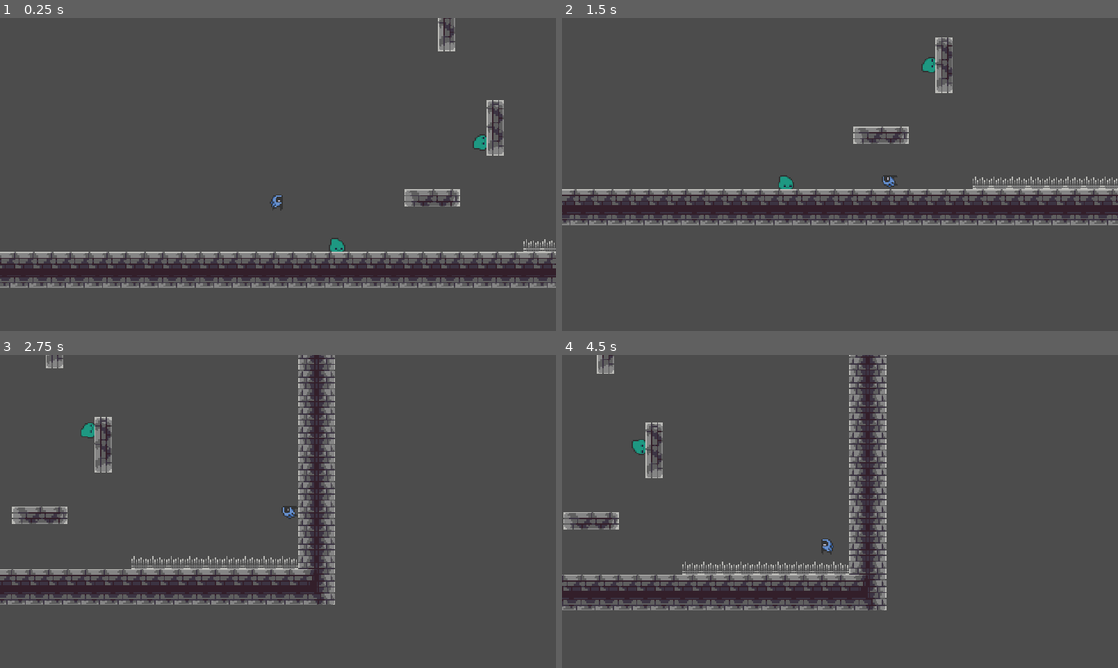
Above: before the commit, frames 1-4 (two rows, left to right).
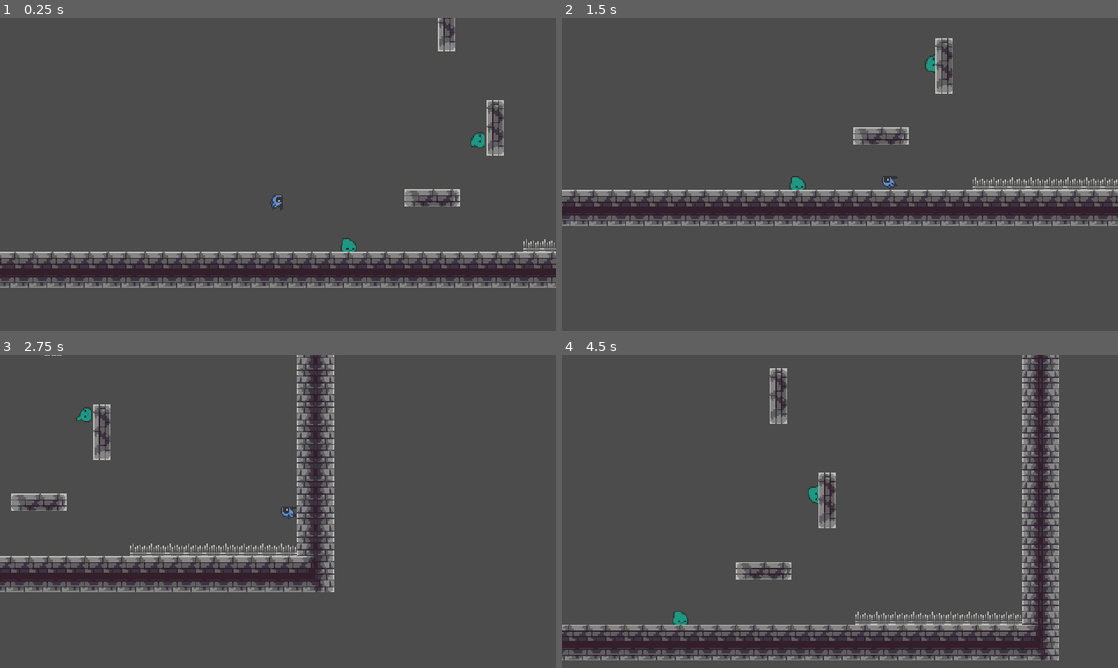
Above: after the commit, the same moments.

Repository: Quanarie/GoUp
Game: Godot game, scene res://World.tscn
The game is run twice, just before and just after one commit, with the same random seed, the same clock (stepped at 60 frames per second) and the same inputs.
Inputs:
- Up to frame 1 (0.25 s): no input
- Up to frame 2 (1.5 s): hold Right (ui_right) from 0.53 s (still down); tap Space (dash) at 0.6 s; tap Up (ui_up) at 0.77 s; tap Shift (activate_boots) at 1.35 s
- Up to frame 3 (2.75 s): tap Up (ui_up) at 1.52 s; tap Space (dash) at 1.55, 2.1 s; release Right (ui_right) at 2.03 s; hold Left (ui_left) from 2.03 s (still down)
- Up to frame 4 (4.5 s): release Left (ui_left) at 2.78 s; hold Right (ui_right) 2.78-4.28 s; tap Space (dash) at 2.85, 3.8, 4.35 s; tap Up (ui_up) at 3.02, 3.77 s; tap Shift (activate_boots) at 3.6 s; hold Left (ui_left) from 4.28 s (still down)

The runs differ from the first frame. In frame 1, 0.3% of the frame differs, in the area x 59-88%, y 36-75%; in frame 2, 5.3%; in frame 3, 9.6%; in frame 4, 15%, in the area x 0-90%, y 0-98%.

Commit message:
Enemy animated

Diff:
--- a/Enemy/MovingEnemy.gd
+++ b/Enemy/MovingEnemy.gd
@@ -3,9 +3,11 @@
 
 onready var sprite = $Sprite
 onready var stats = $Stats
+onready var animator = $AnimationPlayer
 
 func _ready():
 	stats.connect("no_health", self, "death")
+	_on_AnimationPlayer_animation_finished("")
 
 func _on_MoveTween_tween_completed(_object, _key):
 	sprite.flip_h = !sprite.flip_h
@@ -13,6 +15,16 @@
 func _on_Hurtbox_area_entered(area):
 	stats.health -= area.damage
 	area.recharge()
+	if stats.health > 0:
+		animator.play("Damage")
+
+func _on_AnimationPlayer_animation_finished(_anim_name):
+	if move_offset != Vector2.ZERO:
+		animator.play("Move")
+	else:
+		animator.play("Idle")
 
 func death():
+	animator.play("Death")
+	yield(get_tree().create_timer(animator.get_animation("Death").length), "timeout")
 	queue_free()
--- a/Enemy/Slime.tscn
+++ b/Enemy/Slime.tscn
@@ -1,14 +1,10 @@
-[gd_scene load_steps=10 format=2]
+[gd_scene load_steps=14 format=2]
 
 [ext_resource path="res://Enemy/MovingEnemy.gd" type="Script" id=1]
 [ext_resource path="res://Art/Slime.png" type="Texture" id=2]
 [ext_resource path="res://Other/Hitbox.tscn" type="PackedScene" id=3]
 [ext_resource path="res://Player/Stats.gd" type="Script" id=4]
 [ext_resource path="res://Other/Hurtbox.tscn" type="PackedScene" id=5]
-
-[sub_resource type="AtlasTexture" id=1]
-atlas = ExtResource( 2 )
-region = Rect2( 0, 0, 16, 16 )
 
 [sub_resource type="RectangleShape2D" id=2]
 extents = Vector2( 6, 5 )
@@ -19,12 +15,108 @@
 [sub_resource type="RectangleShape2D" id=4]
 extents = Vector2( 9, 8 )
 
+[sub_resource type="Animation" id=8]
+resource_name = "Damage"
+length = 0.3
+tracks/0/type = "value"
+tracks/0/path = NodePath("Sprite:frame")
+tracks/0/interp = 1
+tracks/0/loop_wrap = true
+tracks/0/imported = false
+tracks/0/enabled = true
+tracks/0/keys = {
+"times": PoolRealArray( 0, 0.1, 0.2 ),
+"transitions": PoolRealArray( 1, 1, 1 ),
+"update": 1,
+"values": [ 60, 61, 62 ]
+}
+
+[sub_resource type="Animation" id=9]
+resource_name = "Death"
+length = 0.5
+tracks/0/type = "value"
+tracks/0/path = NodePath("Sprite:frame")
+tracks/0/interp = 1
+tracks/0/loop_wrap = true
+tracks/0/imported = false
+tracks/0/enabled = true
+tracks/0/keys = {
+"times": PoolRealArray( 0, 0.1, 0.2, 0.3, 0.4 ),
+"transitions": PoolRealArray( 1, 1, 1, 1, 1 ),
+"update": 1,
+"values": [ 30, 32, 33, 34, 35 ]
+}
+
+[sub_resource type="Animation" id=5]
+resource_name = "Idle"
+loop = true
+tracks/0/type = "value"
+tracks/0/path = NodePath("Sprite:frame")
+tracks/0/interp = 1
+tracks/0/loop_wrap = true
+tracks/0/imported = false
+tracks/0/enabled = true
+tracks/0/keys = {
+"times": PoolRealArray( 0.1, 0.3, 0.5, 0.7, 0.9 ),
+"transitions": PoolRealArray( 1, 1, 1, 1, 1 ),
+"update": 1,
+"values": [ 45, 46, 47, 48, 49 ]
+}
+
+[sub_resource type="Animation" id=6]
+resource_name = "Move"
+length = 1.5
+loop = true
+tracks/0/type = "value"
+tracks/0/path = NodePath("Sprite:frame")
+tracks/0/interp = 1
+tracks/0/loop_wrap = true
+tracks/0/imported = false
+tracks/0/enabled = true
+tracks/0/keys = {
+"times": PoolRealArray( 0.1, 0.2, 0.3, 0.4, 0.5, 0.6, 0.7, 0.8, 0.9, 1, 1.1, 1.2, 1.3, 1.4, 1.5 ),
+"transitions": PoolRealArray( 1, 1, 1, 1, 1, 1, 1, 1, 1, 1, 1, 1, 1, 1, 1 ),
+"update": 1,
+"values": [ 15, 16, 17, 18, 19, 20, 21, 22, 23, 24, 25, 26, 27, 28, 29 ]
+}
+tracks/1/type = "value"
+tracks/1/path = NodePath("Sprite:position")
+tracks/1/interp = 1
+tracks/1/loop_wrap = true
+tracks/1/imported = false
+tracks/1/enabled = true
+tracks/1/keys = {
+"times": PoolRealArray( 0.5, 0.6, 0.7, 1, 1.1, 1.2, 1.3 ),
+"transitions": PoolRealArray( 1, 1, 1, 1, 1, 1, 1 ),
+"update": 1,
+"values": [ Vector2( 0, -1 ), Vector2( 0, -3 ), Vector2( 0, -4 ), Vector2( 0, -3 ), Vector2( 0, -2 ), Vector2( 0, -1 ), Vector2( 0, 0 ) ]
+}
+
+[sub_resource type="Animation" id=7]
+length = 0.001
+tracks/0/type = "value"
+tracks/0/path = NodePath("Sprite:frame")
+tracks/0/interp = 1
+tracks/0/loop_wrap = true
+tracks/0/imported = false
+tracks/0/enabled = true
+tracks/0/keys = {
+"times": PoolRealArray( 0 ),
+"transitions": PoolRealArray( 1 ),
+"update": 0,
+"values": [ 45 ]
+}
+
 [node name="Slime" type="KinematicBody2D"]
 script = ExtResource( 1 )
 
 [node name="Sprite" type="Sprite" parent="."]
-texture = SubResource( 1 )
+position = Vector2( 0, -2 )
+texture = ExtResource( 2 )
 flip_h = true
+hframes = 15
+vframes = 5
+frame = 45
 
 [node name="CollisionShape2D" type="CollisionShape2D" parent="."]
 position = Vector2( 0, 2 )
@@ -52,11 +144,20 @@
 playback_process_mode = 0
 playback/repeat = true
 
+[node name="AnimationPlayer" type="AnimationPlayer" parent="."]
+autoplay = "Idle"
+anims/Damage = SubResource( 8 )
+anims/Death = SubResource( 9 )
+anims/Idle = SubResource( 5 )
+anims/Move = SubResource( 6 )
+anims/RESET = SubResource( 7 )
+
 [node name="Stats" type="Node" parent="."]
 script = ExtResource( 4 )
 
 [connection signal="area_entered" from="Hurtbox" to="." method="_on_Hurtbox_area_entered"]
 [connection signal="tween_completed" from="MoveTween" to="." method="_on_MoveTween_tween_completed"]
+[connection signal="animation_finished" from="AnimationPlayer" to="." method="_on_AnimationPlayer_animation_finished"]
 
 [editable path="Hitbox"]
 [editable path="Hurtbox"]
--- a/Player/Player.gd
+++ b/Player/Player.gd
@@ -3,11 +3,15 @@
 export var gravity = 1000
 export var acceleration = 1000
 export var max_speed = 200
+
 export var jump_force = 400
 export var jump_decrease_on_release_coefficient = 2
+
 export var slowdown_coefficient_ground = 0.8
 export var slowdown_coefficient_air = 0.05
+
 export var dash_force = 220
+export var dash_duration = 0.2
 
 var velocity = Vector2.ZERO
 var boots_active = false
@@ -50,9 +54,11 @@
 			velocity = dash_direction.normalized() * dash_force
 			can_dash = false
 			dashing = true
-			yield(get_tree().create_timer(0.2), "timeout")
+			yield(get_tree().create_timer(dash_duration), "timeout")
 			dashing = false
 	if dashing:
+		if input != Vector2.ZERO:
+			velocity = lerp(velocity, input * dash_force, 0.05)
 		velocity = move_and_slide(velocity)
 
 func movement(delta):
--- a/World.tscn
+++ b/World.tscn
@@ -240,7 +240,7 @@
 position = Vector2( 174, -132 )
 
 [node name="Slime2" parent="Environement/MovingPlatform" instance=ExtResource( 6 )]
-position = Vector2( -12, -16 )
+position = Vector2( -13, -16 )
 move_offset = Vector2( 30, 0 )
 
 [node name="MovingPlatform3" parent="Environement" instance=ExtResource( 4 )]
@@ -309,16 +309,16 @@
 rotation = -1.5708
 
 [node name="Slime" parent="Environement" instance=ExtResource( 6 )]
-position = Vector2( 264, 147 )
+position = Vector2( 264, 145 )
 rotation = -1.5708
 move_offset = Vector2( 0, -30 )
 is_turned = true
 
 [node name="Slime2" parent="Environement" instance=ExtResource( 6 )]
-position = Vector2( 143, 232 )
+position = Vector2( 153, 234 )
 move_offset = Vector2( 0, 0 )
 
-[node name="Stats" parent="Environement/Slime2" index="5"]
+[node name="Stats" parent="Environement/Slime2" index="6"]
 max_health = 2
 
 [editable path="Environement/Slime2"]
Binary file changed: Art/Slime.png
Not shown, changed: .DS_Store
Not shown, added: Art/Slime.png.pxo
